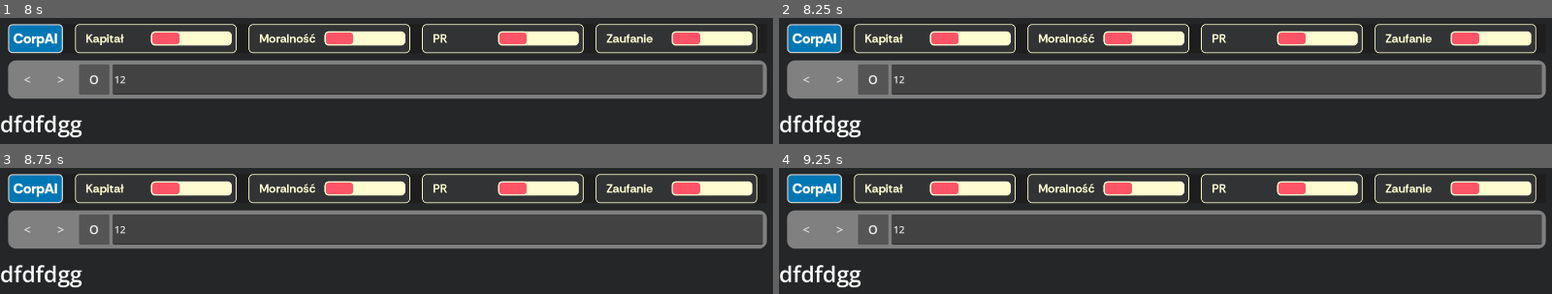
Above: before the commit, frames 1-4 (two rows, left to right).
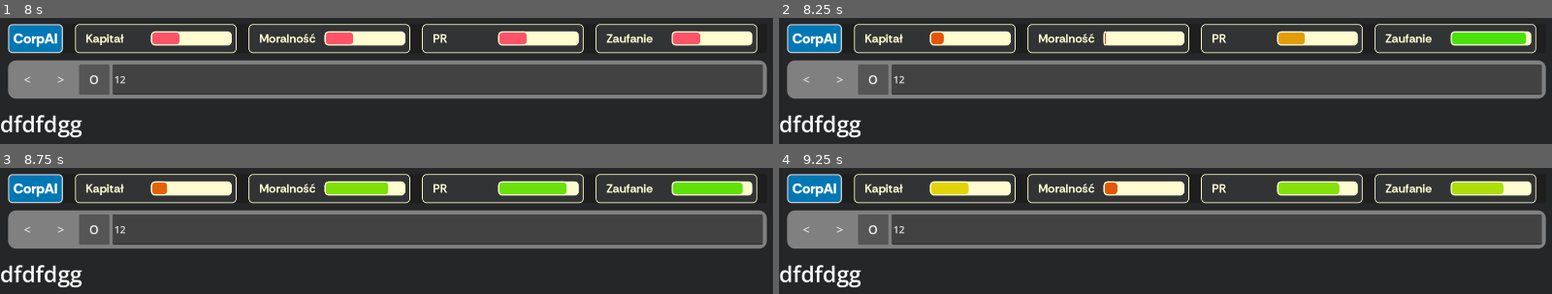
Above: after the commit, the same moments.

Repository: WITEX121/lem-jam-2026
Game: Godot game, scene res://src/MainScene.tscn
Two runs of this game, one before a commit and one after it. Both use one fixed random seed, a clock stepped at 60 frames per second and the inputs below.
Inputs (mouse positions are in pixels of both pictures, inside the frame that each line leads up to):
- Up to frame 1 (8 s): click (440, 79) at 0.52 s; type "12" at 0.6 s; click "<" at 1.25 s; click ">" at 2 s; click "O" at 2.75 s; click "<" at 3.5 s; click ">" at 4.25 s; click "O" at 5 s; click "<" at 5.75 s; click ">" at 6.5 s; click "O" at 7.25 s
- Up to frame 2 (8.25 s): tap Enter at 8 s; hold 0 from 8.03 s (still down)
- Up to frame 3 (8.75 s): keep holding 0
- Up to frame 4 (9.25 s): release 0 at 8.78 s; tap 0 at 8.85 s

Frame 1 is identical in both runs. In frame 2, 2.0% of the frame differs, in the area x 19-97%, y 10-23%; in frame 3, 2.8%, in the area x 19-97%, y 10-21%; in frame 4, 2.2%.

Commit message:
Made progress bars prettier

Diff:
--- a/src/ui/status_bar.gd
+++ b/src/ui/status_bar.gd
@@ -1,15 +1,31 @@
 extends PanelContainer
 
 @onready var progress_bar = $MarginContainer/HBoxContainer/ProgressBar
-@onready var progress_bar_stylebox: StyleBoxFlat = progress_bar.get_theme_stylebox("fill")
+@onready var progress_bar_stylebox: StyleBoxFlat = progress_bar.get_theme_stylebox("fill").duplicate()
 @onready var label = $MarginContainer/HBoxContainer/Label
 
 @export var label_text: String = ""
 
-
 func _ready() -> void:
 	label.text = label_text
 
+func _process(delta: float) -> void:
+	if Input.is_key_pressed(KEY_0):
+		progress_bar.value = randf_range(0, 100)
 
 func _on_progress_bar_value_changed(value: float) -> void:
-	progress_bar_stylebox.bg_color = Color(1, 1, value/100)
+	var red = Color("E3170A")
+	var yellow = Color("E3DC0A")
+	var green = Color("39E30A")
+	var target = Color("FFFFFF")
+
+	value = clamp(value, 0.0, 100.0)
+	if value <= 50.0:
+		var weight = value / 50.0
+		target = red.lerp(yellow, weight)
+	else:
+		var weight = (value - 50.0) / 50.0
+		target = yellow.lerp(green, weight)
+
+	progress_bar_stylebox.bg_color = target
+	progress_bar.add_theme_stylebox_override("fill", progress_bar_stylebox)
